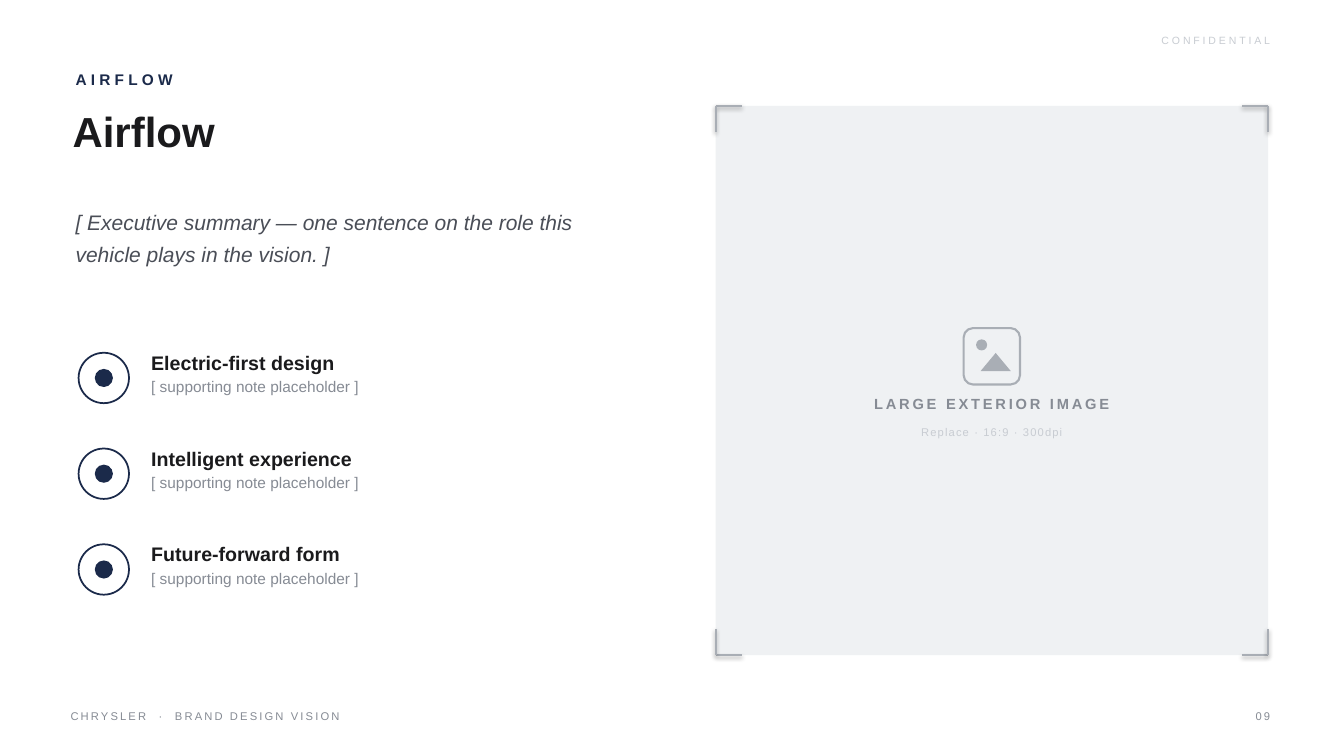
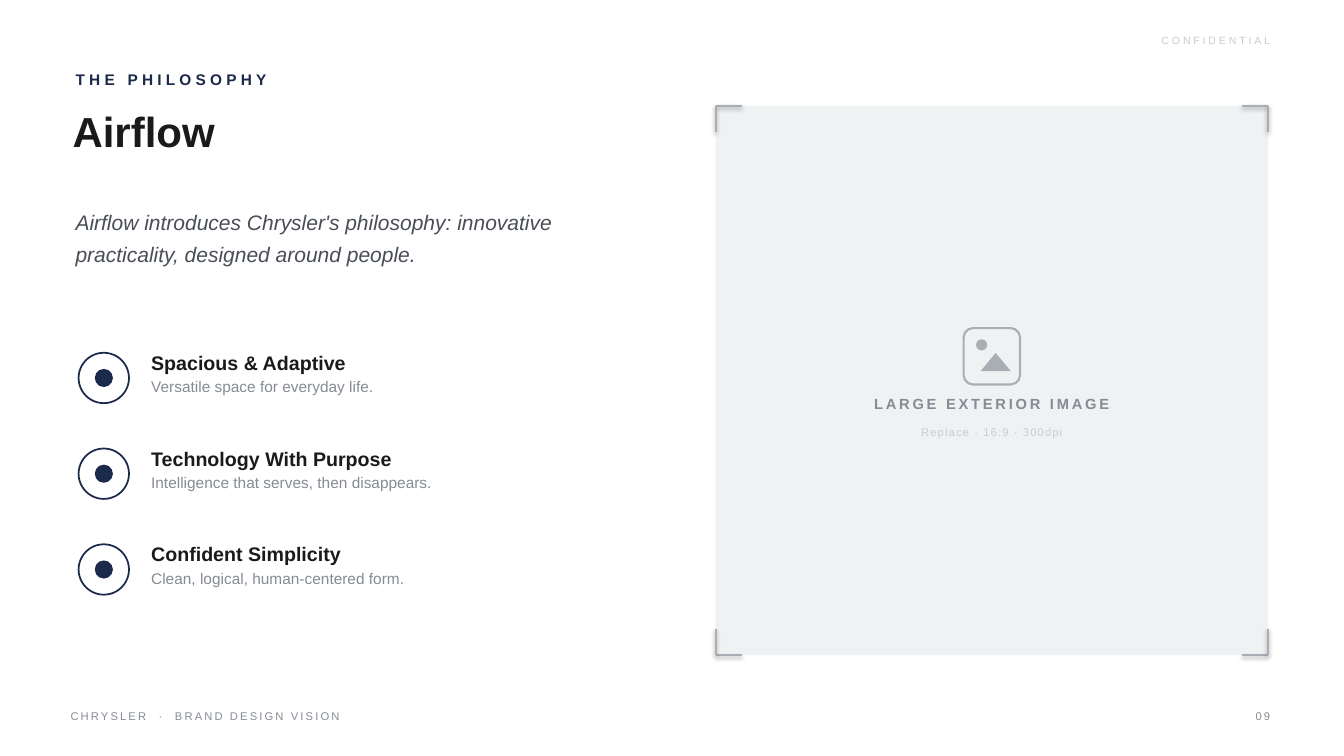
Before and after one commit to LG-Succe55/CLAUDE, a slide deck: slide 9 of Chrysler_Brand_Design_Vision.pptx. Drawn at 1344x756 pixels with LibreOffice and Linux fonts; fonts in the diff are those of the drawing. Boxes give left, top, right and bottom in pixels: in the first picture for what was removed or moved away, otherwise in the second. Text is boxed around its words. In the diff, an @@ line names an element or a change of style, - is before the commit and + after.

```diff
--- a/Chrysler_Brand_Design_Vision.pptx
+++ b/Chrysler_Brand_Design_Vision.pptx
@@ text at bbox=[76, 74, 267, 85]: text changed @@
-AIRFLOW
+THE PHILOSOPHY
@@ text at bbox=[76, 215, 551, 267]: text changed @@
-[ Executive summary — one sentence on the role this vehicle plays in the vision. ]
+Airflow introduces Chrysler's philosophy: innovative practicality, designed around people.
@@ text at bbox=[151, 355, 373, 395]: text changed @@
-Electric-first design
-[ supporting note placeholder ]
+Spacious & Adaptive
+Versatile space for everyday life.
@@ text at bbox=[151, 451, 432, 491]: text changed @@
-Intelligent experience
-[ supporting note placeholder ]
+Technology With Purpose
+Intelligence that serves, then disappears.
@@ text at bbox=[151, 546, 404, 587]: text changed @@
-Future-forward form
-[ supporting note placeholder ]
+Confident Simplicity
+Clean, logical, human-centered form.
```
Also in this commit, not shown: 13 other slides changed, 1 other file.
